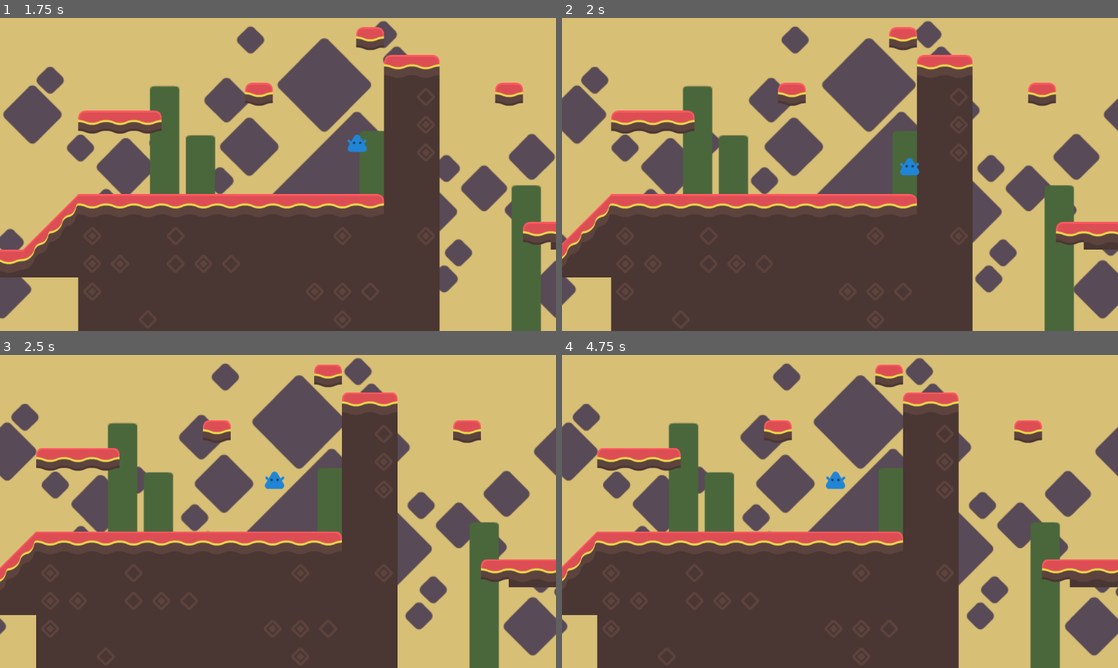
Above: before the commit, frames 1-4 (two rows, left to right).
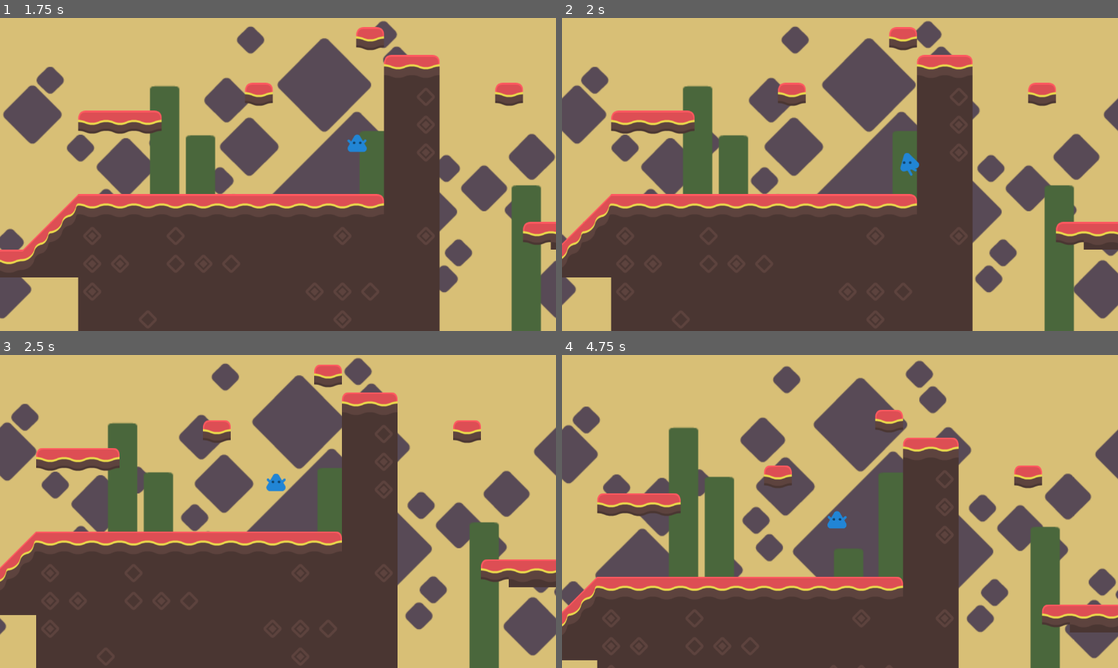
Above: after the commit, the same moments.

Repository: adsuttman/GDTest2
Game: Godot game, scene res://game.tscn
The game is run twice, just before and just after one commit, with the same random seed, the same clock (stepped at 60 frames per second) and the same inputs.
Inputs:
- Up to frame 1 (1.75 s): tap Enter at 0.5 s; hold D (right) from 0.53 s (still down); tap Space (jump) at 0.6, 0.77, 1.07, 1.35, 1.52 s
- Up to frame 2 (2 s): keep holding D (right); tap Space (jump) at 1.82 s
- Up to frame 3 (2.5 s): release D (right) at 2.03 s; hold A (left) from 2.03 s (still down); tap Space (jump) at 2.1 s
- Up to frame 4 (4.75 s): release A (left) at 2.78 s; hold D (right) 2.78-4.28 s; tap Space (jump) at 2.85, 3.02, 3.32, 3.6, 3.77, 4.07, 4.35, 4.52 s; hold A (left) from 4.28 s (still down)

Frame 1 is identical in both runs. In frame 2, 0.1% of the frame differs, in the area x 60-65%, y 43-51%; in frame 3, 0.1%; in frame 4, 23%, in the area x 0-100%, y 0-98%.

Commit message:
added wall sliding

Diff:
--- a/Resources/Player/States/fall.gd
+++ b/Resources/Player/States/fall.gd
@@ -9,6 +9,7 @@
 @onready var idle_state: PlayerState = $"../Idle"
 @onready var walk_state: PlayerState = $"../Walk"
 @onready var jump_state: PlayerState = $"../Jump"
+@onready var wall_slide_state: PlayerState = $"../WallSlide"
 
 var jump_timer: int = 0
 
@@ -49,7 +50,9 @@
 	if jump_timer > 0:
 		jump_timer -= 1
 #		print(jump_timer)
-
+	if player.is_on_wall_only():
+		if player.get_wall_normal().x == -move:
+			return wall_slide_state
 	if player.is_on_floor():
 		if jump_timer > 0:
 			jump_timer = 0
@@ -60,3 +63,7 @@
 		else:
 			return idle_state
 	return null
+
+func exit() -> void:
+	jump_timer = 0
+	player.coyote_timer = 0
--- a/Resources/Player/States/jump.gd
+++ b/Resources/Player/States/jump.gd
@@ -11,6 +11,7 @@
 @onready var idle_state: PlayerState = $"../Idle"
 @onready var fall_state: PlayerState = $"../Fall"
 @onready var walk_state: PlayerState = $"../Walk"
+@onready var wall_slide_state: PlayerState = $"../WallSlide"
 
 func enter() -> void:
 	super()
@@ -24,14 +25,15 @@
 	elif Input.is_action_pressed("right"):
 		move = 1
 		player.animations.flip_h = false
-
 	player.velocity.x = move * player.air_speed
 	player.velocity.y += player.gravity
 	player.move_and_slide()
 
 	if player.velocity.y > 0 or Input.is_action_just_released("jump"):
 		return fall_state
-
+	if player.is_on_wall_only():
+		if player.get_wall_normal().x == -move:
+			return wall_slide_state
 	if player.is_on_floor():
 		if move != 0:
 			return walk_state
--- /dev/null
+++ b/Resources/Player/States/wall_slide.gd
@@ -0,0 +1,40 @@
+extends PlayerState
+
+@onready var idle_state: PlayerState = $"../Idle"
+@onready var walk_state: PlayerState = $"../Walk"
+@onready var fall_state: PlayerState = $"../Fall"
+@onready var jump_state: PlayerState = $"../Jump"
+
+func physics_process(delta: float) -> BaseState:
+	var move = 0
+	if Input.is_action_pressed("left"):
+		move = -1
+		player.animations.flip_h = false
+	elif Input.is_action_pressed("right"):
+		move = 1
+		player.animations.flip_h = true
+	player.velocity.x = move * player.air_speed
+#	print(player.get_wall_normal())
+#	print(player.is_on_wall_only())
+	player.velocity.y += player.gravity * player.wall_slide_fall_multiplier
+	player.velocity.y = min(player.velocity.y, player.terminal_velocity/2)
+	player.move_and_slide()
+
+	if player.is_on_wall_only():
+		if player.get_wall_normal().x > 0:
+			if move == -1:
+				pass
+			else:
+				return fall_state
+		else:
+			if move == 1:
+				pass
+			else:
+				return fall_state
+	else:
+		return fall_state
+	if player.is_on_floor():
+		if move != 0:
+			return walk_state
+		return idle_state
+	return null
--- a/Resources/Player/player_character.gd
+++ b/Resources/Player/player_character.gd
@@ -11,6 +11,7 @@
 @export var acceleration: float = walk_speed * 15
 @export var fast_fall_multiplier: float = 1.5
 @export var terminal_velocity: float = 750
+@export var wall_slide_fall_multiplier = 1
 
 @onready var animations: AnimatedSprite2D = $Animations
 @onready var states = $StateManager
--- a/Resources/Player/player_character.tscn
+++ b/Resources/Player/player_character.tscn
@@ -1,9 +1,11 @@
-[gd_scene load_steps=16 format=3 uid="uid://c7et4cxajdk4t"]
+[gd_scene load_steps=19 format=3 uid="uid://c7et4cxajdk4t"]
 
 [ext_resource type="Script" path="res://Resources/Player/player_character.gd" id="1_dimdi"]
 [ext_resource type="Texture2D" uid="uid://cns82dfp6mcpm" path="res://Resources/Player/Sprites/playerBlue_up3.png" id="2_b5bwj"]
 [ext_resource type="Texture2D" uid="uid://xbrx670wtm5b" path="res://Resources/Player/Sprites/playerBlue_stand.png" id="2_s8sje"]
 [ext_resource type="Texture2D" uid="uid://m0ain3kn2su0" path="res://Resources/Player/Sprites/playerBlue_swim1.png" id="4_8i4w5"]
+[ext_resource type="Texture2D" uid="uid://drl4d0ottb1sn" path="res://Resources/Player/Sprites/playerBlue_up1.png" id="4_fa3mv"]
+[ext_resource type="Texture2D" uid="uid://cklqs5deyqlh" path="res://Resources/Player/Sprites/playerBlue_up2.png" id="5_2x0nd"]
 [ext_resource type="Texture2D" uid="uid://yt1abprkdds8" path="res://Resources/Player/Sprites/playerBlue_swim2.png" id="5_nm3bn"]
 [ext_resource type="Texture2D" uid="uid://crf6p66lehv84" path="res://Resources/Player/Sprites/playerBlue_walk1.png" id="5_owq7o"]
 [ext_resource type="Texture2D" uid="uid://cvwuvhtdv33ot" path="res://Resources/Player/Sprites/playerBlue_walk2.png" id="6_kxwm3"]
@@ -13,6 +15,7 @@
 [ext_resource type="Script" path="res://Resources/Player/States/walk.gd" id="9_a4h2m"]
 [ext_resource type="Script" path="res://Resources/Player/States/fall.gd" id="12_3hw18"]
 [ext_resource type="Script" path="res://Resources/Player/States/jump.gd" id="13_tdvlg"]
+[ext_resource type="Script" path="res://Resources/Player/States/wall_slide.gd" id="14_0q5k6"]
 
 [sub_resource type="SpriteFrames" id="SpriteFrames_8q33r"]
 animations = [{
@@ -36,15 +39,15 @@
 "speed": 4.0
 }, {
 "frames": [{
-"duration": 1.0,
-"texture": ExtResource("4_8i4w5")
+"duration": 1.3,
+"texture": ExtResource("4_fa3mv")
 }, {
-"duration": 1.0,
-"texture": ExtResource("5_nm3bn")
+"duration": 0.7,
+"texture": ExtResource("5_2x0nd")
 }],
 "loop": true,
 "name": &"jump",
-"speed": 5.0
+"speed": 8.0
 }, {
 "frames": [{
 "duration": 1.1,
@@ -59,6 +62,17 @@
 "loop": true,
 "name": &"walk",
 "speed": 9.0
+}, {
+"frames": [{
+"duration": 1.0,
+"texture": ExtResource("4_8i4w5")
+}, {
+"duration": 1.0,
+"texture": ExtResource("5_nm3bn")
+}],
+"loop": true,
+"name": &"wall_slide",
+"speed": 4.0
 }]
 
 [sub_resource type="CapsuleShape2D" id="CapsuleShape2D_am3o8"]
@@ -73,7 +87,7 @@
 
 [node name="Animations" type="AnimatedSprite2D" parent="."]
 sprite_frames = SubResource("SpriteFrames_8q33r")
-animation = &"jump"
+animation = &"wall_slide"
 
 [node name="CollisionShape2D" type="CollisionShape2D" parent="."]
 shape = SubResource("CapsuleShape2D_am3o8")
@@ -98,6 +112,10 @@
 script = ExtResource("13_tdvlg")
 animation_name = "jump"
 
+[node name="WallSlide" type="Node" parent="StateManager"]
+script = ExtResource("14_0q5k6")
+animation_name = "wall_slide"
+
 [node name="Camera2D" type="Camera2D" parent="."]
 process_callback = 0
 position_smoothing_enabled = true
